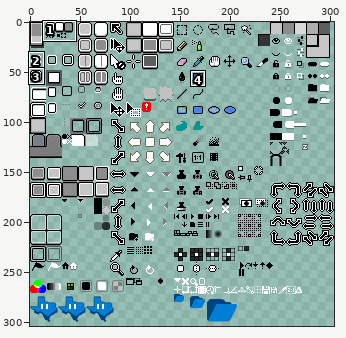
A sprite sheet gets an edit: data/extensions/aseprite-theme/sheet.png. The first picture is a wide view before the edit; the outline marks the close-up.
Close-up. The starting point:
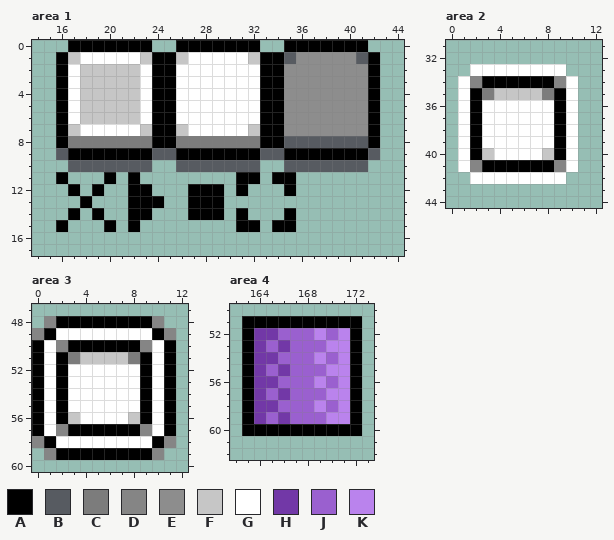
The file is 304x304 pixels. Pixels under 10% opacity are left out. Colours within 5 levels of each other are drawn and written as one. Shown: area 1: x 14..44, y 0..17; area 2: x 0..12, y 31..44; area 3: x 0..12, y 47..60; area 4: x 162..173, y 50..62. The commit also changed other parts of the picture, which this record leaves out.
Palette (. is transparent): A #000000  B #575b61  C #7c7c7c  D #858585  E #8d8d8d  F #c6c6c6  G #ffffff  H #7238a7  J #9a60cf  K #ba83ed
Pixels before, area 1, first column x 16:
 0 .AAAAAAA..AAAAAAA..AAAAAAA.
 1 AFGGGGGFAAFGGGGGFAABEEEEEBA
 2 AGFFFFFGAAGGGGGGGAAEEEEEEEA
 3 AGFFFFFGAAGGGGGGGAAEEEEEEEA
 4 AGFFFFFGAAGGGGGGGAAEEEEEEEA
 5 AGFFFFFGAAGGGGGGGAAEEEEEEEA
 6 AGFFFFFGAAGGGGGGGAAEEEEEEEA
 7 AFGGGGGFAAFGGGGGFAAEEEEEEEA
 8 ACCCCCCCAACCCCCCCAABBBBBBBA
 9 BAAAAAAABBAAAAAAABBAAAAAAAB
10 .BBBBBBB..BBBBBBB..BBBBBBB.
11 A...A.A........AA.AA.......
12 .A.A..AA...AAA.A...A.......
13 ..A...AAA..AAA.............
14 .A.A..AA...AAA.A...A.......
15 A...A.A........AA.AA.......
Pixels before, area 2, first column x 1:
33 .GGGGGGGG.
34 GDAAAAAADG
35 GACFFFFCAG
36 GAGGGGGGAG
37 GAGGGGGGAG
38 GAGGGGGGAG
39 GAGGGGGGAG
40 GAFGGGGFAG
41 GDAAAAAADG
42 .GGGGGGGG.
Pixels before, area 3, first column x 0:
48 .DAAAAAAAAD.
49 DAGGGGGGGGAD
50 AGDAAAAAADGA
51 AGACFFFFCAGA
52 AGAGGGGGGAGA
53 AGAGGGGGGAGA
54 AGAGGGGGGAGA
55 AGAGGGGGGAGA
56 AGAFGGGGFAGA
57 AGDAAAAAADGA
58 DAGGGGGGGGAD
59 .DAAAAAAAAD.
Pixels before, area 4, first column x 163:
51 AAAAAAAAAA
52 AHHJJJKJKA
53 AHJHJJJKKA
54 AHHJJJKJKA
55 AHJHJJJKKA
56 AHHJJJKJKA
57 AHJHJJJKKA
58 AHHJJJKJKA
59 AHJHJJJKKA
60 AAAAAAAAAA
After:
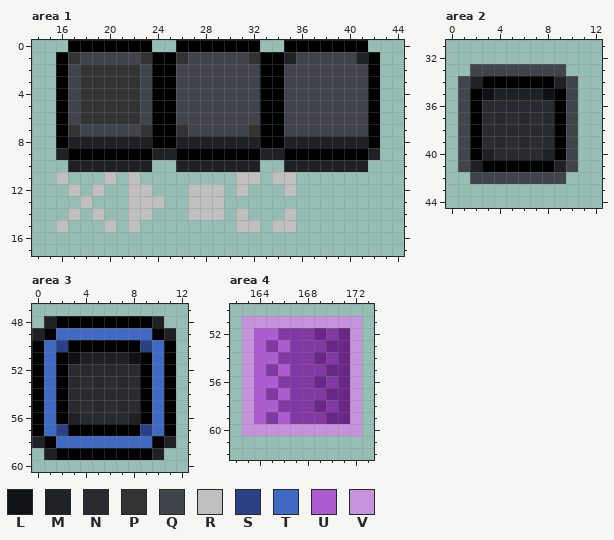
Colours new in this view: L #101114  M #202125  N #292b30  P #333333  Q #41444a  R #c0c0c0  S #2a4185  T #4069c2  U #ad5bd1  V #c693dc
Change:
Colour J changes from #9a60cf to #8238a2.
Colour K changes from #ba83ed to #682785.
Area 1:
Colour M replaces colour B in row 1 at x 35 and 41; in row 8 at x 35 to 41; in row 9 at x 16, 24 to 25, 33 to 34 and 42; in row 10 at x 17 to 23, 26 to 32 and 35 to 41.
Colour M replaces colour C in row 8 at x 17 to 23 and 26 to 32.
Colour P replaces colour F in row 1 at x 17, 23, 26 and 32; in rows 2 to 6 at x 18 to 22; in row 7 at x 17, 23, 26 and 32.
Colour Q replaces colour E in row 1 at x 36 to 40; in rows 2 to 7 at x 35 to 41.
Colour Q replaces colour G in row 1 at x 18 to 22 and 27 to 31; in rows 2 to 6 at x 17, 23 and 26 to 32; in row 7 at x 18 to 22 and 27 to 31.
Colour R replaces colour A in row 11 at x 16, 20, 22, 31 to 32 and 34 to 35; in row 12 at x 17, 19, 22 to 23, 27 to 29, 31 and 35; in row 13 at x 18, 22 to 24 and 27 to 29; in row 14 at x 17, 19, 22 to 23, 27 to 29, 31 and 35; in row 15 at x 16, 20, 22, 31 to 32 and 34 to 35.
Area 2:
Colour L replaces colour C in row 35 at x 3 and 8.
Colour M replaces colour D in row 34 at x 2 and 9; in row 41 at x 2 and 9.
Colour M replaces colour F in row 35 at x 4 to 7; in row 40 at x 3 and 8.
Colour N replaces colour G in rows 36 to 39 at x 3 to 8; in row 40 at x 4 to 7.
Colour Q replaces colour G in row 33 at x 2 to 9; in rows 34 to 41 at x 1 and 10; in row 42 at x 2 to 9.
Area 3:
Colour L replaces colour C in row 51 at x 3 and 8.
Colour M replaces colour D in row 48 at x 1 and 10; in row 49 at x 0 and 11; in row 58 at x 0 and 11; in row 59 at x 1 and 10.
Colour M replaces colour F in row 51 at x 4 to 7; in row 56 at x 3 and 8.
Colour N replaces colour G in rows 52 to 55 at x 3 to 8; in row 56 at x 4 to 7.
Colour S replaces colour D in row 50 at x 2 and 9; in row 57 at x 2 and 9.
Colour T replaces colour G in row 49 at x 2 to 9; in rows 50 to 57 at x 1 and 10; in row 58 at x 2 to 9.
Area 4:
Colour U replaces colour H in row 52 at x 164 to 165; in row 53 at x 164 and 166; in row 54 at x 164 to 165; in row 55 at x 164 and 166; in row 56 at x 164 to 165; in row 57 at x 164 and 166.
Colour U replaces colour H in row 58 at x 164 to 165; in row 59 at x 164 and 166.
Colour V replaces colour A in row 51 at x 163 to 172; in rows 52 to 59 at x 163 and 172; in row 60 at x 163 to 172.
Changed places in both close-ups, as pixel boxes (x1, y1, x2, y2):
changed: (56, 52, 380, 232)
changed: (458, 64, 578, 184)
changed: (32, 316, 176, 460)
changed: (242, 316, 362, 436)
